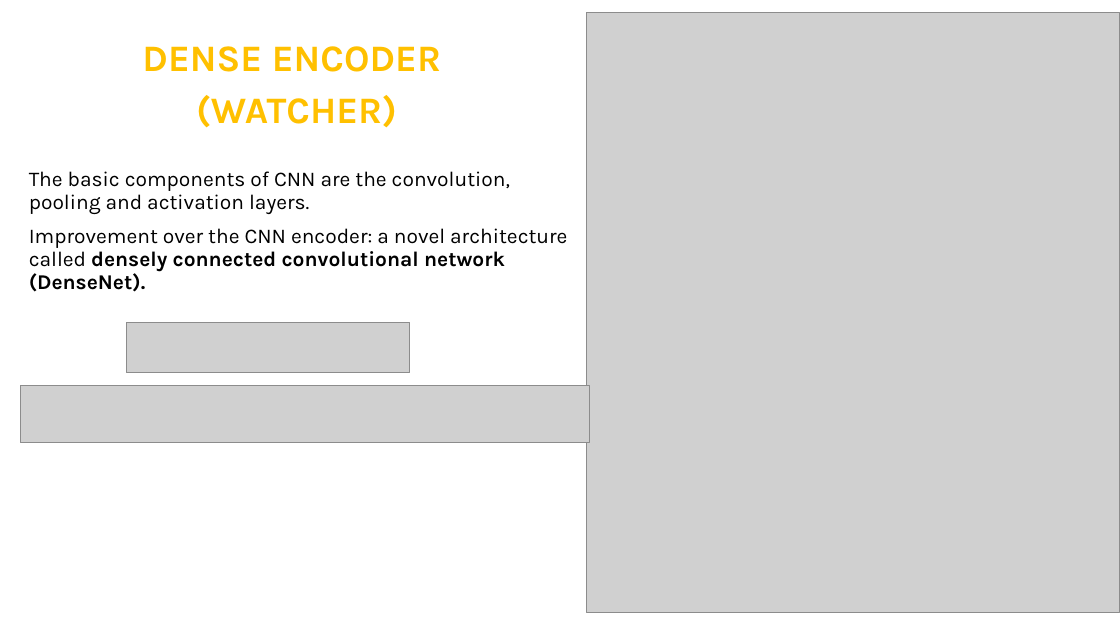
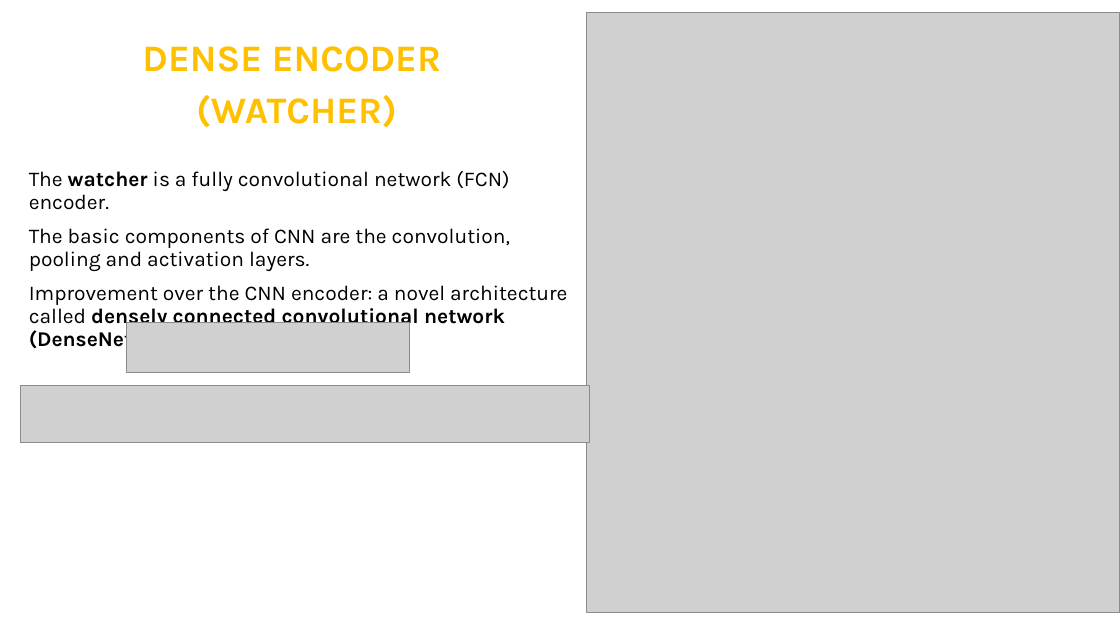
Before and after one commit to BhaviD/Handwritten_Mathematical_Expression_Recognition, a slide deck: slide 10 of Handwritten_Mathematical_Expression_Recognition_(Final_Report).pptx. Drawn at 1120x630 pixels with LibreOffice and Linux fonts; fonts in the diff are those of the drawing; grey boxes stand for pictures. Boxes give left, top, right and bottom in pixels: in the first picture for what was removed or moved away, otherwise in the second. Text is boxed around its words. In the diff, an @@ line names an element or a change of style, - is before the commit and + after.

```diff
--- a/Handwritten_Mathematical_Expression_Recognition_(Final_Report).pptx
+++ b/Handwritten_Mathematical_Expression_Recognition_(Final_Report).pptx
@@ text at [29,171,509,210]: paragraph added @@
+The watcher is a fully convolutional network (FCN) encoder.
```
Also in this commit, not shown: 1 other slide changed, 3 slides added.
